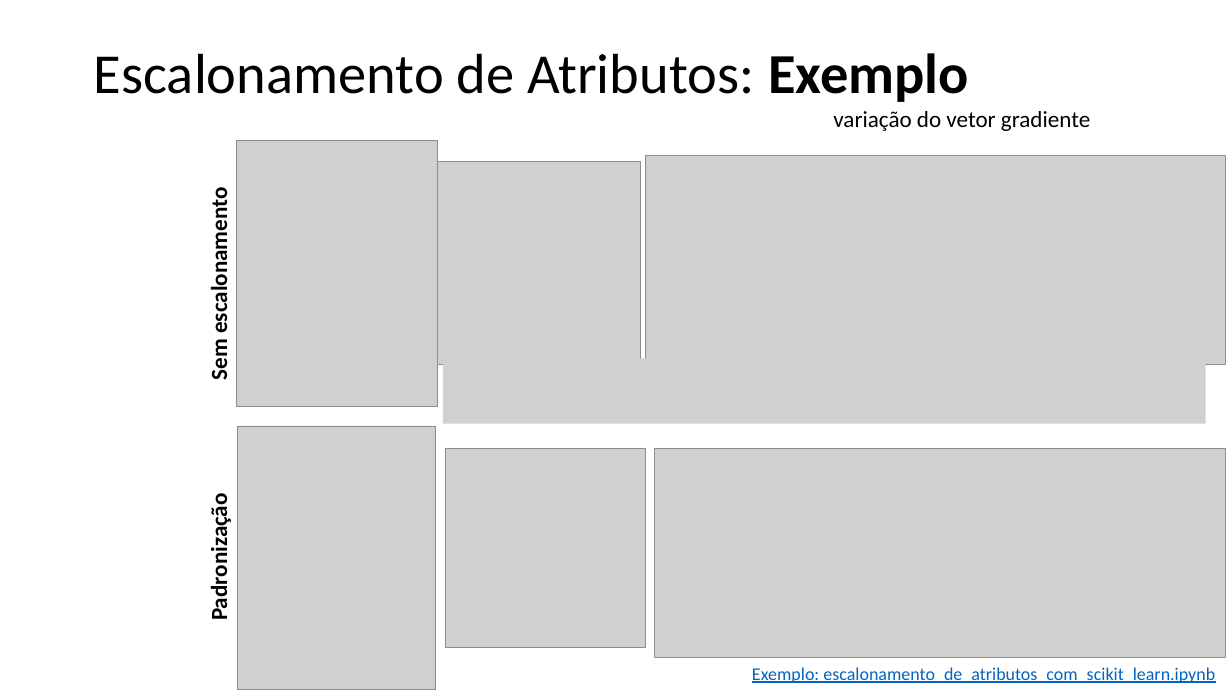
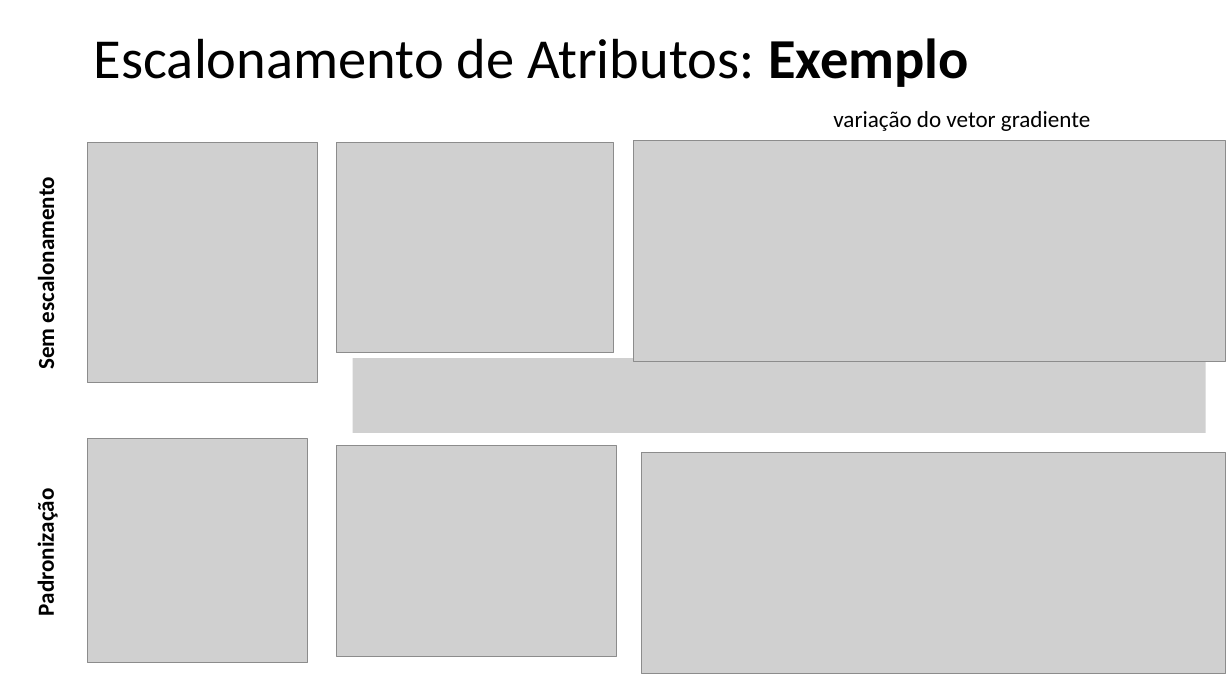
Before and after one commit to zz4fap/t319_aprendizado_de_maquina, a slide deck: slide 11 of slides/T319_Regressão_Linear (Escalonamento de Atributos).pptx. Drawn at 1232x693 pixels with LibreOffice and Linux fonts; fonts in the diff are those of the drawing; grey boxes stand for pictures. Boxes give left, top, right and bottom in pixels: in the first picture for what was removed or moved away, otherwise in the second. Text is boxed around its words. In the diff, an @@ line names an element or a change of style, - is before the commit and + after.

Commit message:
update of slides

```diff
--- a/slides/T319_Regressão_Linear (Escalonamento de Atributos).pptx
+++ b/slides/T319_Regressão_Linear (Escalonamento de Atributos).pptx
@@ title "Escalonamento de Atributos: Exemplo": place and size @@
-title "Escalonamento de Atributos: Exemplo" at [94, 53, 969, 102]
+title "Escalonamento de Atributos: Exemplo" at [94, 38, 969, 87]
@@ text "Sem escalonamento": place and size @@
-text "Sem escalonamento" at [205, 201, 233, 379]
+text "Sem escalonamento" at [32, 191, 60, 368]
@@ picture added at [87, 142, 317, 383] @@
@@ picture removed at [237, 141, 437, 407] @@
@@ picture: place and size @@
-picture at [438, 162, 640, 364]
+picture at [336, 142, 614, 353]
@@ picture: place and size @@
-picture at [645, 156, 1226, 364]
+picture at [633, 140, 1226, 361]
@@ picture: place and size @@
-picture at [443, 359, 1206, 424]
+picture at [353, 359, 1206, 433]
@@ text "Padronização": place and size @@
-text "Padronização" at [205, 506, 233, 617]
+text "Padronização" at [32, 501, 60, 613]
@@ picture added at [87, 439, 307, 663] @@
@@ picture removed at [238, 426, 436, 689] @@
@@ picture: place and size @@
-picture at [445, 449, 645, 648]
+picture at [337, 445, 616, 656]
@@ picture: place and size @@
-picture at [655, 449, 1226, 657]
+picture at [641, 452, 1226, 673]
@@ text removed at [752, 667, 1215, 683] @@
-Exemplo: escalonamento_de_atributos_com_scikit_learn.ipynb
```
Also in this commit, not shown: 3 other slides changed, 3 other files.
